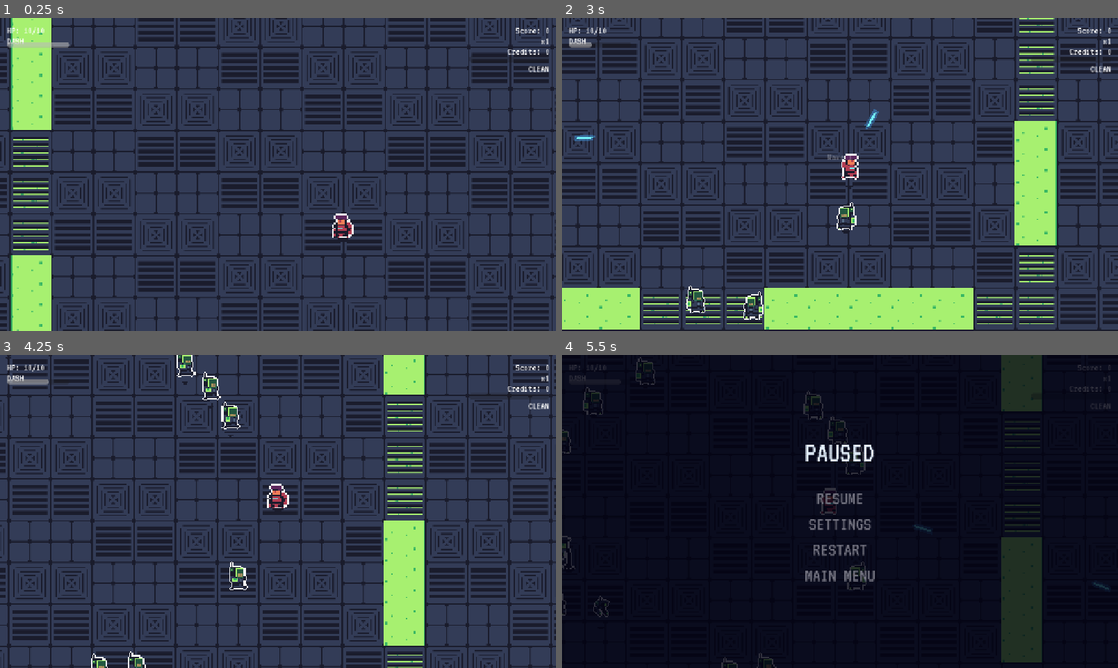
Above: before the commit, frames 1-4 (two rows, left to right).
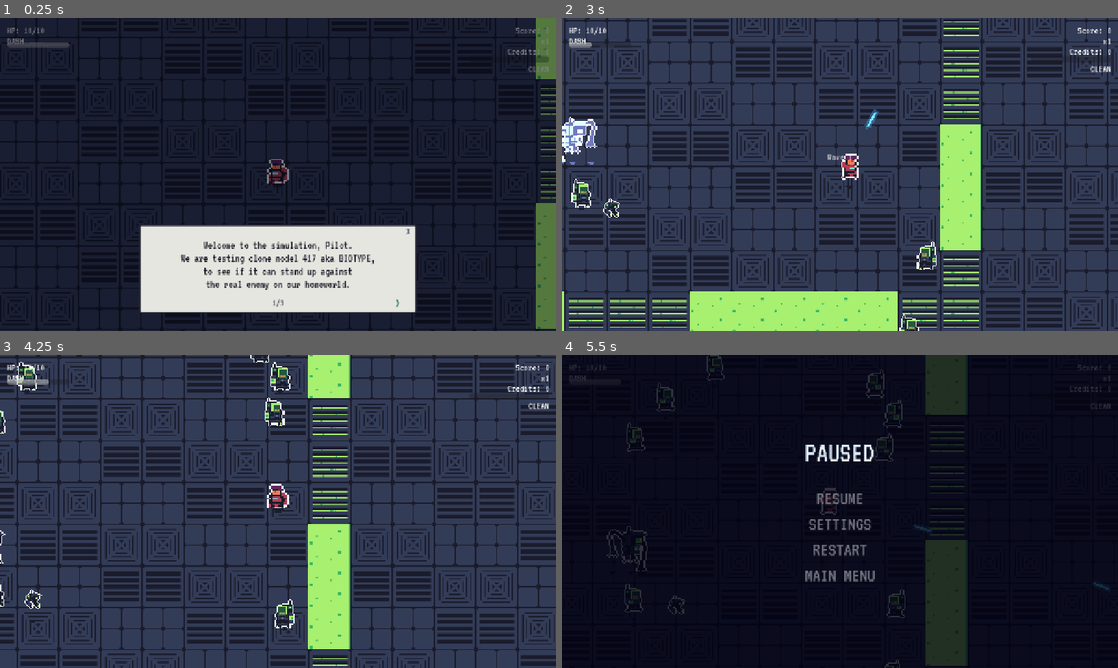
Above: after the commit, the same moments.

Repository: Gubari/ScreenRot
Game: Godot game, scene res://scenes/game.tscn
Two runs of this game, one before a commit and one after it. Both use one fixed random seed, a clock stepped at 60 frames per second and the inputs below. This scene is started directly instead of the project's main scene.
Inputs (mouse positions are in pixels of both pictures, inside the frame that each line leads up to):
- Up to frame 1 (0.25 s): no input
- Up to frame 2 (3 s): click (967, 230) at 0.5 s, where only the run after the commit has a clickable "X"; move the mouse to (962, 158) at 1.27 s; hold D (move_right) 1.28-2.03 s; tap Shift (dash) at 1.35 s; click (962, 158) at 1.42 s; tap Space (defrag) at 1.55, 2.1 s; move the mouse to (728, 190) at 2.02 s; hold S (move_down) 2.03-2.78 s; click (728, 190) at 2.3 s; move the mouse to (895, 105) at 2.77 s; press the mouse at (895, 105) at 2.78 s; hold D (move_right) from 2.78 s (still down)
- Up to frame 3 (4.25 s): tap Shift (dash) at 3.05, 3.6 s; move the mouse to (250, 574) at 3.52 s; release D (move_right) at 3.53 s; release the mouse at (250, 574) at 3.53 s; hold W (move_up) from 3.53 s (still down); click (250, 574) at 3.67 s; tap Space (defrag) at 3.8 s
- Up to frame 4 (5.5 s): move the mouse to (1006, 558) at 4.27 s; release W (move_up) at 4.28 s; press the mouse at (1006, 558) at 4.28 s; hold A (move_left) from 4.28 s (still down); tap Space (defrag) at 4.35 s; tap Escape (pause) at 4.9 s; move the mouse to (673, 464) at 5.02 s; release the mouse at (673, 464) at 5.03 s; click (673, 464) at 5.1 s; tap Shift (dash) at 5.3 s

The runs differ from the first frame. In frame 1, 77% of the frame differs, in the area x 0-100%, y 0-100%; in frame 2, 50%; in frame 3, 50%; in frame 4, 11%.

Commit message:
Igrac1 - Dodat tutorial meni

Diff:
--- a/scenes/effects/defrag_pickup.tscn
+++ b/scenes/effects/defrag_pickup.tscn
@@ -10,8 +10,9 @@
 texture_filter = 1
 collision_layer = 0
 script = ExtResource("1_defrag")
+defrag_percent = 15.0
 
-[node name="Sprite" type="Sprite2D" parent="."]
+[node name="Sprite" type="Sprite2D" parent="." unique_id=1370503782]
 texture_filter = 1
 texture = ExtResource("2_props")
 region_enabled = true
--- a/scenes/game.tscn
+++ b/scenes/game.tscn
@@ -30,8 +30,10 @@
 
 [node name="Game" type="Node2D" unique_id=1244125603]
 script = ExtResource("2_game_manager")
+force_tutorial = true
 
 [node name="DungeonMap" parent="." unique_id=1555452792 instance=ExtResource("8_dungeon_map")]
+position = Vector2(-173, 8)
 
 [node name="DebrisOverlay" parent="." unique_id=421083988 instance=ExtResource("6_debris_overlay")]
 
--- /dev/null
+++ b/scenes/hud/tutorial_overlay.tscn
@@ -0,0 +1,126 @@
+[gd_scene format=3]
+
+[ext_resource type="Script" path="res://scripts/hud/tutorial_overlay.gd" id="1_tutorial"]
+[ext_resource type="FontFile" path="res://assets/fonts/VT323-Regular.ttf" id="2_font"]
+
+[sub_resource type="StyleBoxFlat" id="StyleBoxFlat_panel"]
+bg_color = Color(0.9, 0.9, 0.88, 1)
+border_width_left = 4
+border_width_top = 4
+border_width_right = 4
+border_width_bottom = 4
+border_color = Color(0.15, 0.15, 0.2, 1)
+corner_radius_top_left = 4
+corner_radius_top_right = 4
+corner_radius_bottom_right = 4
+corner_radius_bottom_left = 4
+
+[sub_resource type="StyleBoxEmpty" id="StyleBoxEmpty_btn"]
+
+[node name="TutorialOverlay" type="CanvasLayer"]
+layer = 120
+process_mode = 3
+script = ExtResource("1_tutorial")
+
+[node name="Overlay" type="ColorRect" parent="."]
+anchors_preset = 15
+anchor_right = 1.0
+anchor_bottom = 1.0
+color = Color(0, 0, 0.05, 0.5)
+
+[node name="Panel" type="PanelContainer" parent="."]
+anchors_preset = 12
+anchor_top = 1.0
+anchor_right = 1.0
+anchor_bottom = 1.0
+offset_left = 320.0
+offset_top = -220.0
+offset_right = -320.0
+offset_bottom = -40.0
+grow_horizontal = 2
+grow_vertical = 0
+theme_override_styles/panel = SubResource("StyleBoxFlat_panel")
+
+[node name="VBox" type="VBoxContainer" parent="Panel"]
+layout_mode = 2
+theme_override_constants/separation = 8
+
+[node name="TopRow" type="HBoxContainer" parent="Panel/VBox"]
+layout_mode = 2
+
+[node name="TopSpacer" type="Control" parent="Panel/VBox/TopRow"]
+layout_mode = 2
+size_flags_horizontal = 3
+
+[node name="CloseButton" type="Button" parent="Panel/VBox/TopRow"]
+layout_mode = 2
+custom_minimum_size = Vector2(32, 20)
+theme_override_colors/font_color = Color(0.15, 0.15, 0.3, 1)
+theme_override_colors/font_hover_color = Color(0.8, 0.1, 0.1, 1)
+theme_override_font_sizes/font_size = 22
+theme_override_fonts/font = ExtResource("2_font")
+theme_override_styles/normal = SubResource("StyleBoxEmpty_btn")
+theme_override_styles/hover = SubResource("StyleBoxEmpty_btn")
+theme_override_styles/pressed = SubResource("StyleBoxEmpty_btn")
+theme_override_styles/focus = SubResource("StyleBoxEmpty_btn")
+text = "X"
+flat = true
+
+[node name="ContentLabel" type="Label" parent="Panel/VBox"]
+layout_mode = 2
+size_flags_vertical = 3
+theme_override_colors/font_color = Color(0.1, 0.1, 0.15, 1)
+theme_override_font_sizes/font_size = 26
+theme_override_fonts/font = ExtResource("2_font")
+text = "Welcome to the simulation, Pilot."
+horizontal_alignment = 1
+vertical_alignment = 1
+autowrap_mode = 2
+
+[node name="NavRow" type="HBoxContainer" parent="Panel/VBox"]
+layout_mode = 2
+
+[node name="PrevButton" type="Button" parent="Panel/VBox/NavRow"]
+layout_mode = 2
+custom_minimum_size = Vector2(80, 0)
+theme_override_colors/font_color = Color(0.0, 0.4, 0.15, 1)
+theme_override_colors/font_hover_color = Color(0.0, 0.6, 0.2, 1)
+theme_override_font_sizes/font_size = 32
+theme_override_fonts/font = ExtResource("2_font")
+theme_override_styles/normal = SubResource("StyleBoxEmpty_btn")
+theme_override_styles/hover = SubResource("StyleBoxEmpty_btn")
+theme_override_styles/pressed = SubResource("StyleBoxEmpty_btn")
+theme_override_styles/focus = SubResource("StyleBoxEmpty_btn")
+text = "<"
+flat = true
+
+[node name="Spacer1" type="Control" parent="Panel/VBox/NavRow"]
+layout_mode = 2
+size_flags_horizontal = 3
+
+[node name="PageIndicator" type="Label" parent="Panel/VBox/NavRow"]
+layout_mode = 2
+theme_override_colors/font_color = Color(0.3, 0.3, 0.35, 1)
+theme_override_font_sizes/font_size = 22
+theme_override_fonts/font = ExtResource("2_font")
+text = "1/3"
+horizontal_alignment = 1
+vertical_alignment = 1
+
+[node name="Spacer2" type="Control" parent="Panel/VBox/NavRow"]
+layout_mode = 2
+size_flags_horizontal = 3
+
+[node name="NextButton" type="Button" parent="Panel/VBox/NavRow"]
+layout_mode = 2
+custom_minimum_size = Vector2(80, 0)
+theme_override_colors/font_color = Color(0.0, 0.4, 0.15, 1)
+theme_override_colors/font_hover_color = Color(0.0, 0.6, 0.2, 1)
+theme_override_font_sizes/font_size = 32
+theme_override_fonts/font = ExtResource("2_font")
+theme_override_styles/normal = SubResource("StyleBoxEmpty_btn")
+theme_override_styles/hover = SubResource("StyleBoxEmpty_btn")
+theme_override_styles/pressed = SubResource("StyleBoxEmpty_btn")
+theme_override_styles/focus = SubResource("StyleBoxEmpty_btn")
+text = ">"
+flat = true
--- /dev/null
+++ b/scripts/hud/tutorial_overlay.gd
@@ -0,0 +1,59 @@
+extends CanvasLayer
+
+signal tutorial_finished
+
+@onready var content_label: Label = $Panel/VBox/ContentLabel
+@onready var prev_button: Button = $Panel/VBox/NavRow/PrevButton
+@onready var next_button: Button = $Panel/VBox/NavRow/NextButton
+@onready var page_indicator: Label = $Panel/VBox/NavRow/PageIndicator
+@onready var close_button: Button = $Panel/VBox/TopRow/CloseButton
+
+var current_page: int = 0
+var _pause_menu: CanvasLayer = null
+var pages: Array[String] = [
+	"Welcome to the simulation, Pilot.\nWe are testing clone model 417 aka BIOTYPE,\nto see if it can stand up against\nthe real enemy on our homeworld.",
+	"[MOVEMENT & DASH]\nUse W A S D to move around.\nPress SHIFT to dash - it makes you\ninvulnerable for a brief moment.\nDash has a cooldown, use it wisely.",
+	"[COMBAT & DEBRIS]\nAim with your MOUSE and click LMB to shoot.\nKilling enemies leaves debris on screen.\nMore debris = higher score multiplier,\nbut too much makes it hard to see!\nEnemies drop defrag pickups - collect them\nto clear the screen.",
+]
+
+func _ready() -> void:
+	layer = 120
+	process_mode = Node.PROCESS_MODE_ALWAYS
+	close_button.pressed.connect(_close_tutorial)
+	prev_button.pressed.connect(_on_prev)
+	next_button.pressed.connect(_on_next)
+	_update_page()
+	_pause_menu = get_tree().current_scene.find_child("PauseMenu", false, false)
+	if _pause_menu:
+		_pause_menu.process_mode = Node.PROCESS_MODE_DISABLED
+	get_tree().paused = true
+
+func _update_page() -> void:
+	content_label.text = pages[current_page]
+	page_indicator.text = str(current_page + 1) + "/" + str(pages.size())
+	prev_button.disabled = current_page == 0
+	prev_button.modulate.a = 1.0 if current_page > 0 else 0.3
+	if current_page >= pages.size() - 1:
+		next_button.text = "START >"
+	else:
+		next_button.text = ">"
+
+func _on_next() -> void:
+	if current_page < pages.size() - 1:
+		current_page += 1
+		_update_page()
+	else:
+		_close_tutorial()
+
+func _on_prev() -> void:
+	if current_page > 0:
+		current_page -= 1
+		_update_page()
+
+func _close_tutorial() -> void:
+	if _pause_menu:
+		_pause_menu.process_mode = Node.PROCESS_MODE_ALWAYS
+	SaveManager.set_setting("tutorial_seen", true)
+	get_tree().paused = false
+	tutorial_finished.emit()
+	queue_free()
--- a/scripts/managers/enemy_spawner.gd
+++ b/scripts/managers/enemy_spawner.gd
@@ -91,15 +91,8 @@
 		if _is_walkable(pos):
 			return pos
 
-	# Fallback: unutra viewporta, clamp na mapu ako postoji
-	var fallback_pos := center + Vector2(
-		randf_range(-half_w + inset, half_w - inset),
-		randf_range(-half_h + inset, half_h - inset)
-	)
-	if map_rect.size != Vector2.ZERO:
-		fallback_pos.x = clampf(fallback_pos.x, map_rect.position.x + map_margin, map_rect.end.x - map_margin)
-		fallback_pos.y = clampf(fallback_pos.y, map_rect.position.y + map_margin, map_rect.end.y - map_margin)
-	return fallback_pos
+	# Fallback: random walkable position anywhere on the map
+	return _get_any_walkable_position()
 
 
 func _get_spawn_position_default() -> Vector2:
@@ -129,12 +122,19 @@
 		if map_rect.grow(-map_margin).has_point(pos) and _is_walkable(pos):
 			return pos
 
-	# Fallback: clamp to map bounds
-	var fb_angle := randf() * TAU
-	var fallback_pos := center + Vector2(cos(fb_angle), sin(fb_angle)) * spawn_margin
-	fallback_pos.x = clampf(fallback_pos.x, map_rect.position.x + map_margin, map_rect.end.x - map_margin)
-	fallback_pos.y = clampf(fallback_pos.y, map_rect.position.y + map_margin, map_rect.end.y - map_margin)
-	return fallback_pos
+	# Fallback: random walkable position anywhere on the map
+	return _get_any_walkable_position()
+
+func _get_any_walkable_position() -> Vector2:
+	var margin := 32.0
+	for _attempt in 100:
+		var pos := Vector2(
+			randf_range(map_rect.position.x + margin, map_rect.end.x - margin),
+			randf_range(map_rect.position.y + margin, map_rect.end.y - margin)
+		)
+		if _is_walkable(pos):
+			return pos
+	return map_rect.get_center()
 
 func _is_walkable(pos: Vector2) -> bool:
 	if dungeon_map and dungeon_map.has_method("is_walkable"):
--- a/scripts/managers/game_manager.gd
+++ b/scripts/managers/game_manager.gd
@@ -44,6 +44,9 @@
 var _game_over_started: bool = false
 var _game_won_sfx_player: AudioStreamPlayer = null
 
+const TUTORIAL_SCENE := preload("res://scenes/hud/tutorial_overlay.tscn")
+@export var force_tutorial: bool = false
+
 # Boss tracking
 var _active_boss: BossBase = null
 var _fragment_scene: PackedScene = preload("res://scenes/effects/screen_fragment.tscn")
@@ -86,6 +89,23 @@
 	boss_bar_container.visible = false
 	wave_label.visible = false
 	AudioManager.play_music("gameplay")
+	if force_tutorial or not SaveManager.get_setting("tutorial_seen", false):
+		_show_tutorial()
+	else:
+		await get_tree().create_timer(1.0).timeout
+		start_next_wave()
+
+func _show_tutorial() -> void:
+	await get_tree().process_frame
+	var cam := player.get_node_or_null("Camera2D") as Camera2D
+	if cam:
+		cam.reset_smoothing()
+		cam.force_update_scroll()
+	var tutorial = TUTORIAL_SCENE.instantiate()
+	add_child(tutorial)
+	tutorial.tutorial_finished.connect(_on_tutorial_finished)
+
+func _on_tutorial_finished() -> void:
 	await get_tree().create_timer(1.0).timeout
 	start_next_wave()
 
@@ -448,7 +468,7 @@
 		if not pickup.collected.is_connected(_on_defrag_pickup_collected):
 			# Apply upgrade bonuses to pickup
 			pickup.lifetime = 5.0 + player.upgrade_defrag_lifetime_bonus
-			pickup.defrag_percent = 35.0 + player.upgrade_defrag_strength_bonus
+			pickup.defrag_percent = pickup.defrag_percent + player.upgrade_defrag_strength_bonus
 			pickup.collected.connect(_on_defrag_pickup_collected.bind(pickup.defrag_percent))
 
 func _on_defrag_pickup_collected(clear_percent: float) -> void:
--- a/scripts/map/map_generator.gd
+++ b/scripts/map/map_generator.gd
@@ -32,6 +32,9 @@
 	# Not walkable if there's a wall tile here
 	if wall_layer.get_cell_source_id(cell) != -1:
 		return false
+	# Not walkable if there's a prop with collision here
+	if props_collision_layer.get_cell_source_id(cell) != -1:
+		return false
 	# Must be on a floor tile
 	return floor_layer.get_cell_source_id(cell) != -1
 
@@ -49,32 +52,71 @@
 
 
 func _build_collision() -> void:
-	# Create a StaticBody2D with collision for every tile on the WallLayer.
 	var body := StaticBody2D.new()
 	body.collision_layer = 1 | 2
 	body.collision_mask = 0
 	add_child(body)
 
-	for cell in wall_layer.get_used_cells() + props_collision_layer.get_used_cells():
+	# Merge adjacent tiles into larger rectangles to avoid seam-snagging
+	var all_cells := {}
+	for cell in wall_layer.get_used_cells():
+		all_cells[cell] = true
+	for cell in props_collision_layer.get_used_cells():
+		all_cells[cell] = true
+
+	var used := {}
+	# Sort cells by y then x for row-first greedy merge
+	var sorted_cells := all_cells.keys()
+	sorted_cells.sort_custom(func(a: Vector2i, b: Vector2i) -> bool:
+		if a.y != b.y:
+			return a.y < b.y
+		return a.x < b.x
+	)
+
+	for cell in sorted_cells:
+		if used.has(cell):
+			continue
+		# Expand right as far as possible
+		var w := 1
+		while all_cells.has(Vector2i(cell.x + w, cell.y)) and not used.has(Vector2i(cell.x + w, cell.y)):
+			w += 1
+		# Expand down as far as possible
+		var h := 1
+		var can_expand := true
+		while can_expand:
+			for dx in range(w):
+				var check := Vector2i(cell.x + dx, cell.y + h)
+				if not all_cells.has(check) or used.has(check):
+					can_expand = false
+					break
+			if can_expand:
+				h += 1
+		# Mark all cells in this rect as used
+		for dy in range(h):
+			for dx in range(w):
+				used[Vector2i(cell.x + dx, cell.y + dy)] = true
+		# Create merged collision shape
 		var shape := CollisionShape2D.new()
 		var rect := RectangleShape2D.new()
-		rect.size = Vector2(TILE_SIZE, TILE_SIZE)
+		rect.size = Vector2(w * TILE_SIZE, h * TILE_SIZE)
 		shape.shape = rect
 		shape.position = Vector2(
-			cell.x * TILE_SIZE + TILE_SIZE / 2.0,
-			cell.y * TILE_SIZE + TILE_SIZE / 2.0
+			cell.x * TILE_SIZE + w * TILE_SIZE / 2.0,
+			cell.y * TILE_SIZE + h * TILE_SIZE / 2.0
 		)
 		body.add_child(shape)
 
 
 func _build_navigation() -> void:
-	var wall_cells := {}
+	var blocked_cells := {}
 	for cell in wall_layer.get_used_cells():
-		wall_cells[cell] = true
+		blocked_cells[cell] = true
+	for cell in props_collision_layer.get_used_cells():
+		blocked_cells[cell] = true
 
 	var walkable_set := {}
 	for cell in floor_layer.get_used_cells():
-		if not wall_cells.has(cell):
+		if not blocked_cells.has(cell):
 			walkable_set[cell] = true
 
 	if walkable_set.is_empty():
Not shown: 1 places in scenes/effects/defrag_pickup.tscn that only renumber resources
Not shown, added: scripts/hud/tutorial_overlay.gd.uid
